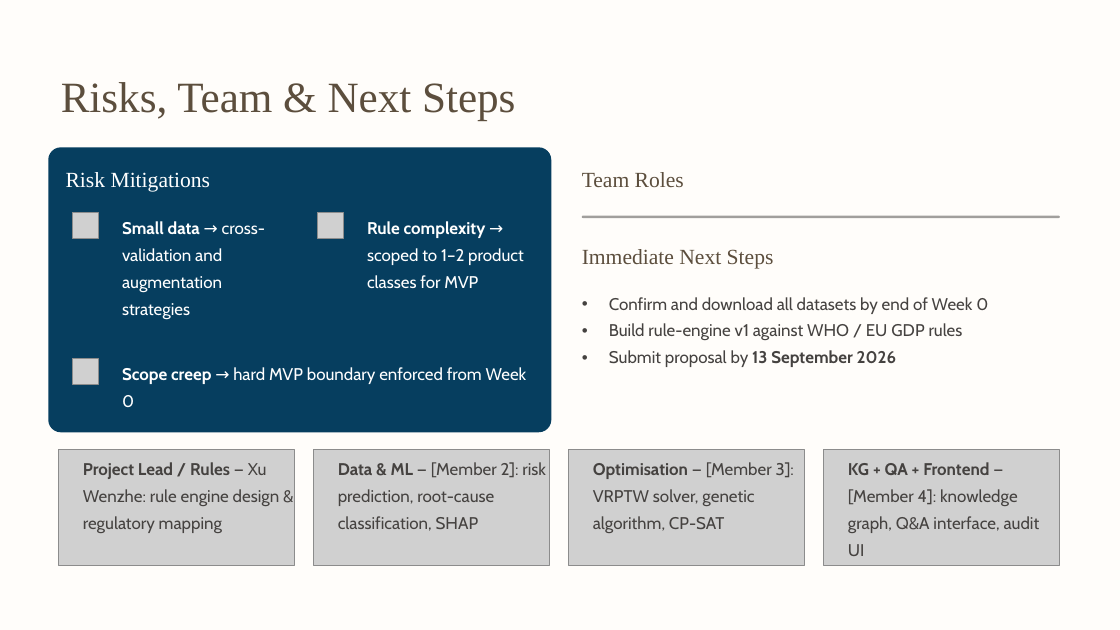
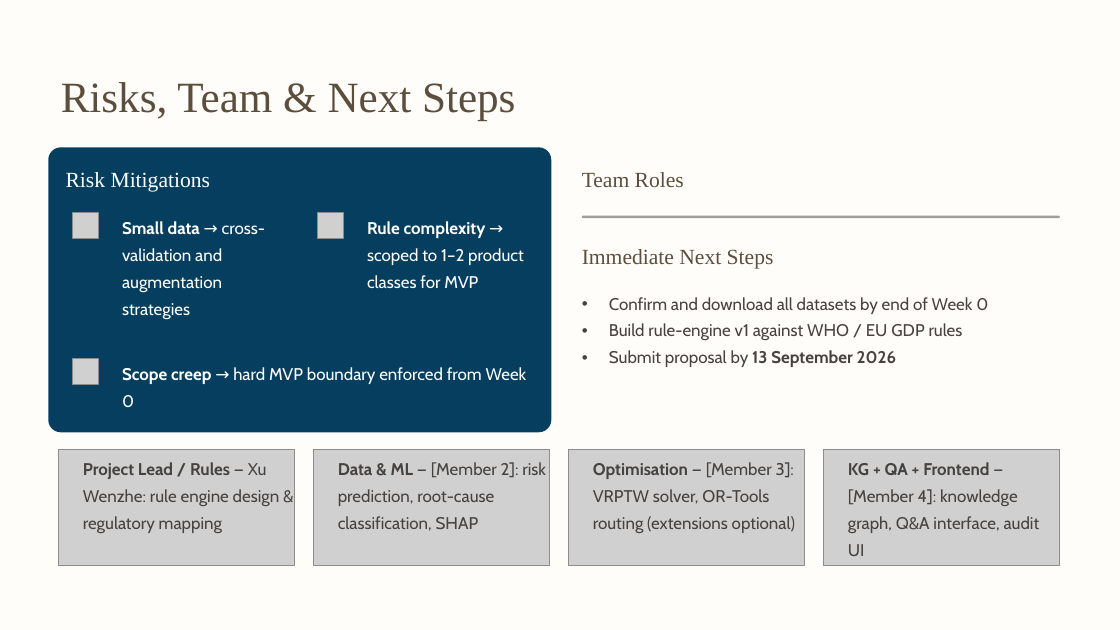
Before and after one commit to Frostash030612/PharmaColdOps, a slide deck: slide 12 of proposal/PharmaColdOps_tune.pptx. Drawn at 1120x630 pixels with LibreOffice and Linux fonts; fonts in the diff are those of the drawing; grey boxes stand for pictures; background and template pictures are left out. Boxes give left, top, right and bottom in pixels: in the first picture for what was removed or moved away, otherwise in the second. Text is boxed around its words. In the diff, an @@ line names an element or a change of style, - is before the commit and + after.

```diff
--- a/proposal/PharmaColdOps_tune.pptx
+++ b/proposal/PharmaColdOps_tune.pptx
@@ text at box(593, 462, 795, 533): text changed @@
-Optimisation — [Member 3]: VRPTW solver, genetic algorithm, CP-SAT
+Optimisation — [Member 3]: VRPTW solver, OR-Tools routing (extensions optional)
```
Also in this commit, not shown: 3 other slides changed, 4 other files.
